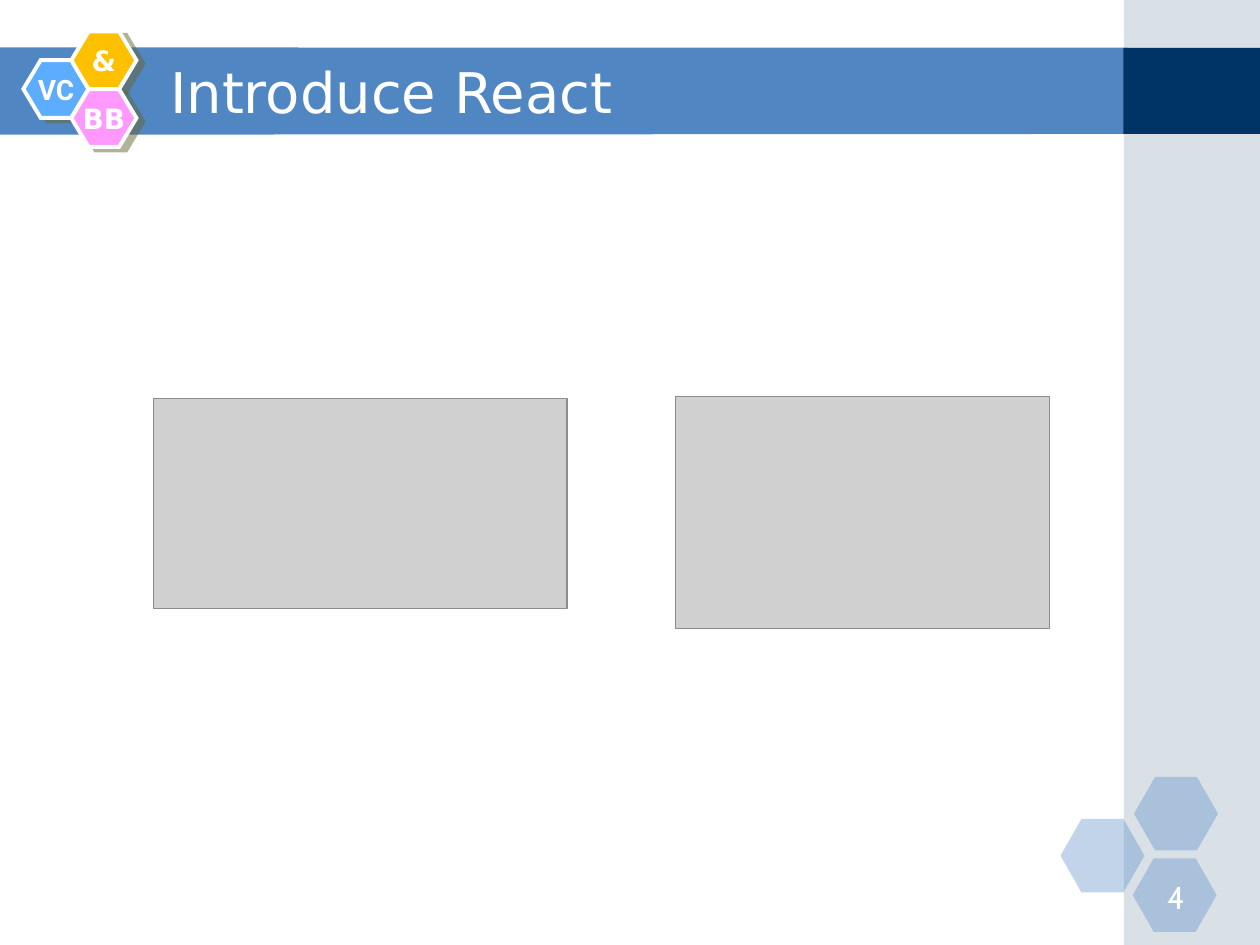
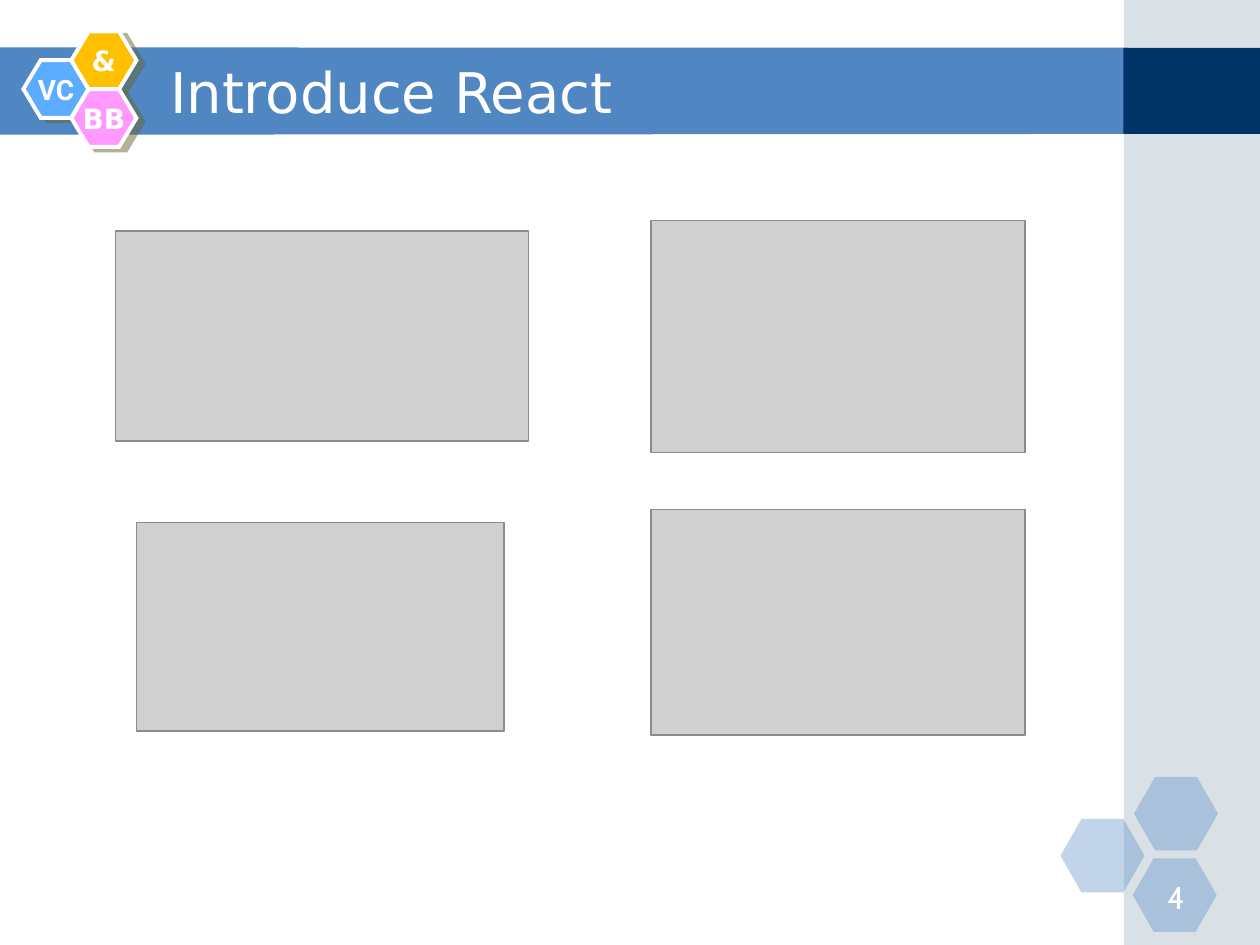
Before and after one commit to nguyenminhtiend/React-Document, a slide deck: slide 4 of React_Slide.pptx. Drawn at 1260x945 pixels with LibreOffice and Linux fonts; fonts in the diff are those of the drawing; grey boxes stand for pictures. Boxes give left, top, right and bottom in pixels: in the first picture for what was removed or moved away, otherwise in the second. Text is boxed around its words. In the diff, an @@ line names an element or a change of style, - is before the commit and + after.

```diff
--- a/React_Slide.pptx
+++ b/React_Slide.pptx
@@ picture: place and size @@
-picture at <box>154,398,567,609</box>
+picture at <box>116,231,529,441</box>
@@ picture: place and size @@
-picture at <box>675,397,1050,629</box>
+picture at <box>651,220,1026,452</box>
@@ picture added at <box>136,523,504,731</box> @@
@@ picture added at <box>651,510,1026,736</box> @@
```
Also in this commit, not shown: 1 other slide changed.
